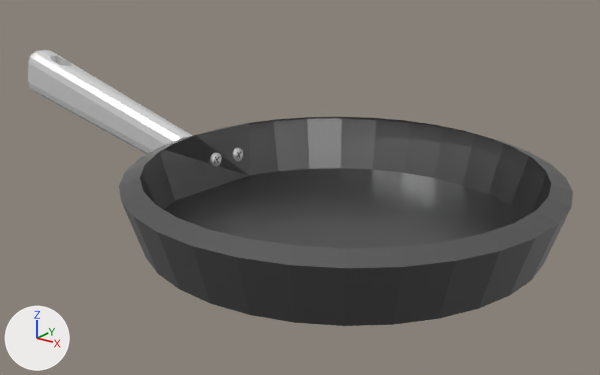
Before and after pictures for a commit that changed the Blender file Assets/Prefabs/kitchen/frying_pan.blend.
Both versions are drawn from a camera (50 mm lens) standing at (2.135, 1.622, 1.726) and looking at (-0.413, 5.121, 0.19). The axes (+X, +Y, +Z) are drawn at lower left. The lights are the same throughout.
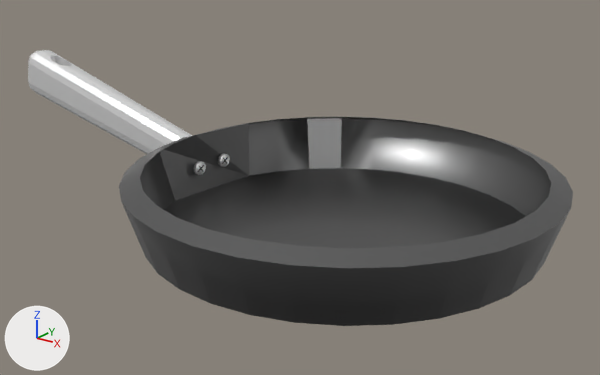
Boxes (x1, y1, x2, y2) around the edits, measured in the pictures (600 x 375 px; the box of a moved part takes in the faces that stretch with it):
part 1 of me_cylinder_001, moved or reshaped: before (232, 148, 243, 161); after (218, 153, 230, 167)
part 2 of me_cylinder_001, moved or reshaped: before (210, 152, 222, 167); after (194, 161, 206, 175)
part 3 of me_cylinder_001, shading changed: (139, 117, 552, 317) in both

The change, as a list of edits to the scene's bpy script:
```text
Change me_cylinder_001:
    where me_cylinder_001.from_pydata(...)  # 520 vertices, 263 faces; spans x -2.73..1.09, y -1.09..1.09, z -0.9..-0.29
    used by ob_cylinder; location = (0.0, 4.919, 1.0)
    me_cylinder_001 part 1: the loose piece of 64 vertices spanning x -0.83..-0.82, y 0.12..0.2, z -0.72..-0.65 is moved by (-0.12, 0.02, -0.06)
    me_cylinder_001 part 2: the loose piece of 64 vertices spanning x -0.83..-0.82, y -0.06..0.02, z -0.71..-0.63 is moved by (-0.14, 0.02, -0.08)
    me_cylinder_001 part 3: 62 kept faces spanning x -1.15..1.09, y -1.09..1.09, z -0.9..-0.56 are now shaded smooth
```
